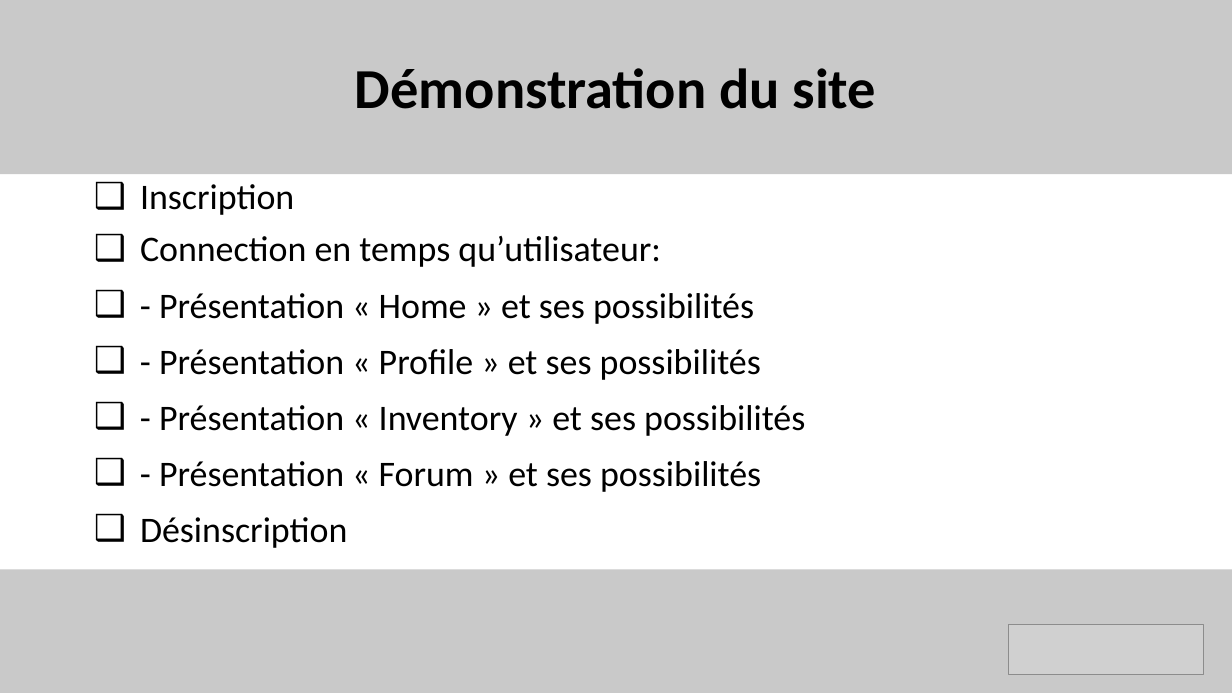
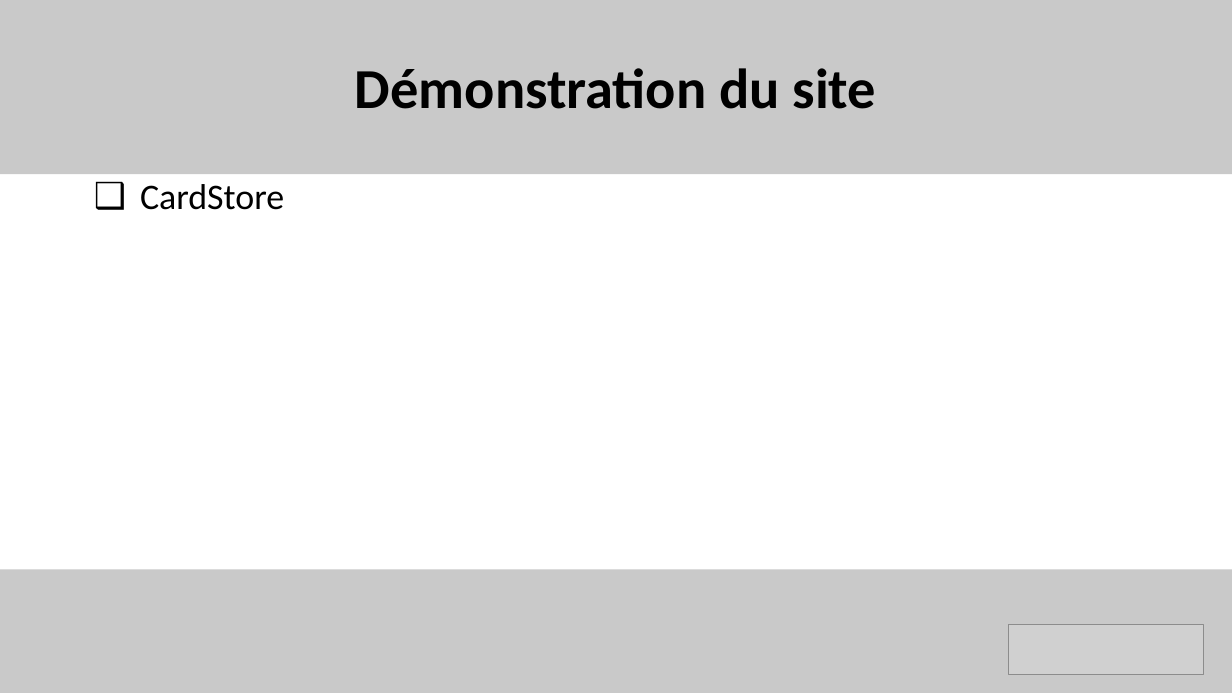
Before and after one commit to benjaminrodriguez/MemoCards, a slide deck: slide 9 of MemoCards_Ite2.pptx (slide 8 before the commit). Drawn at 1232x693 pixels with LibreOffice and Linux fonts; fonts in the diff are those of the drawing; grey boxes stand for pictures. Boxes give left, top, right and bottom in pixels: in the first picture for what was removed or moved away, otherwise in the second. Text is boxed around its words. In the diff, an @@ line names an element or a change of style, - is before the commit and + after.

```diff
--- a/MemoCards_Ite2.pptx
+++ b/MemoCards_Ite2.pptx
@@ text at <box>140,184,284,210</box>: text changed @@
-❑ Inscription
-❑ Connection en temps qu’utilisateur:
-❑ - Présentation « Home » et ses possibilités
-❑ - Présentation « Profile » et ses possibilités
-❑ - Présentation « Inventory » et ses possibilités
-❑ - Présentation « Forum » et ses possibilités
-❑ Désinscription
+❑ CardStore
```
Also in this commit, not shown: 1 other slide changed, 1 slide added, 1 other file.
